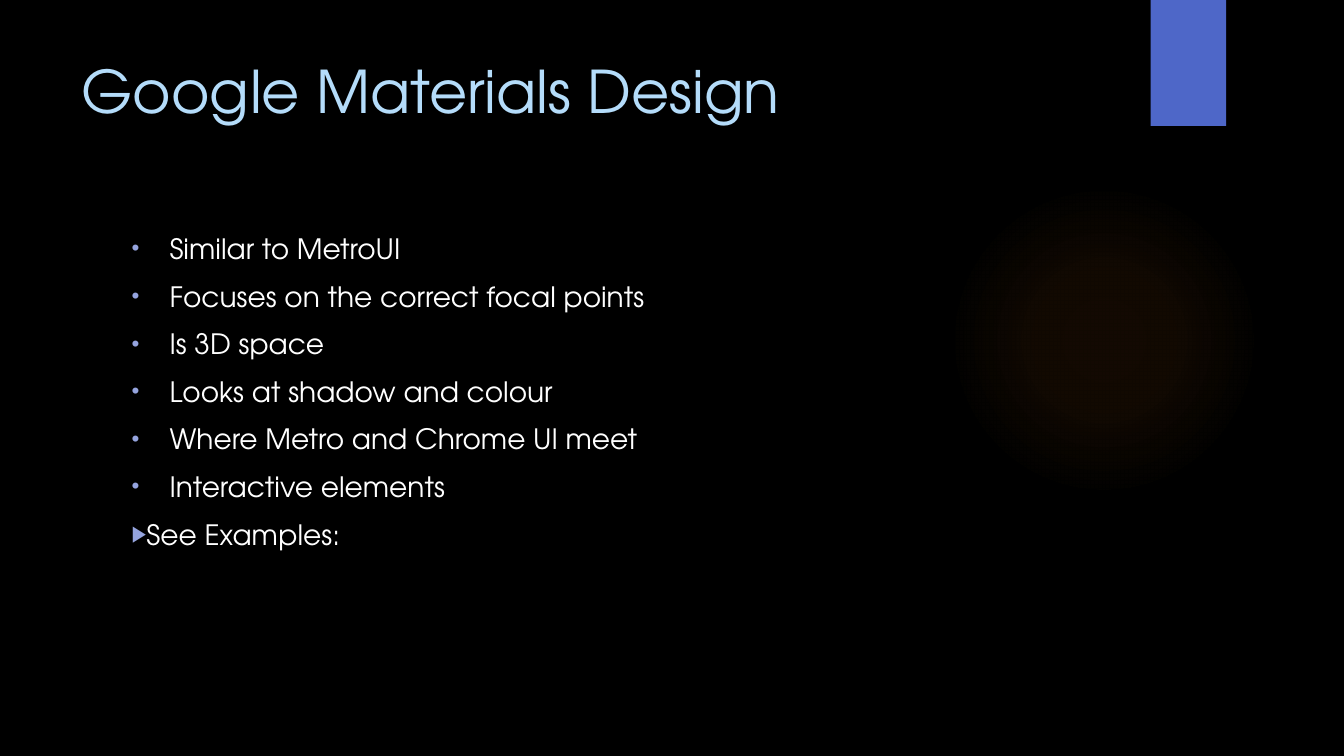
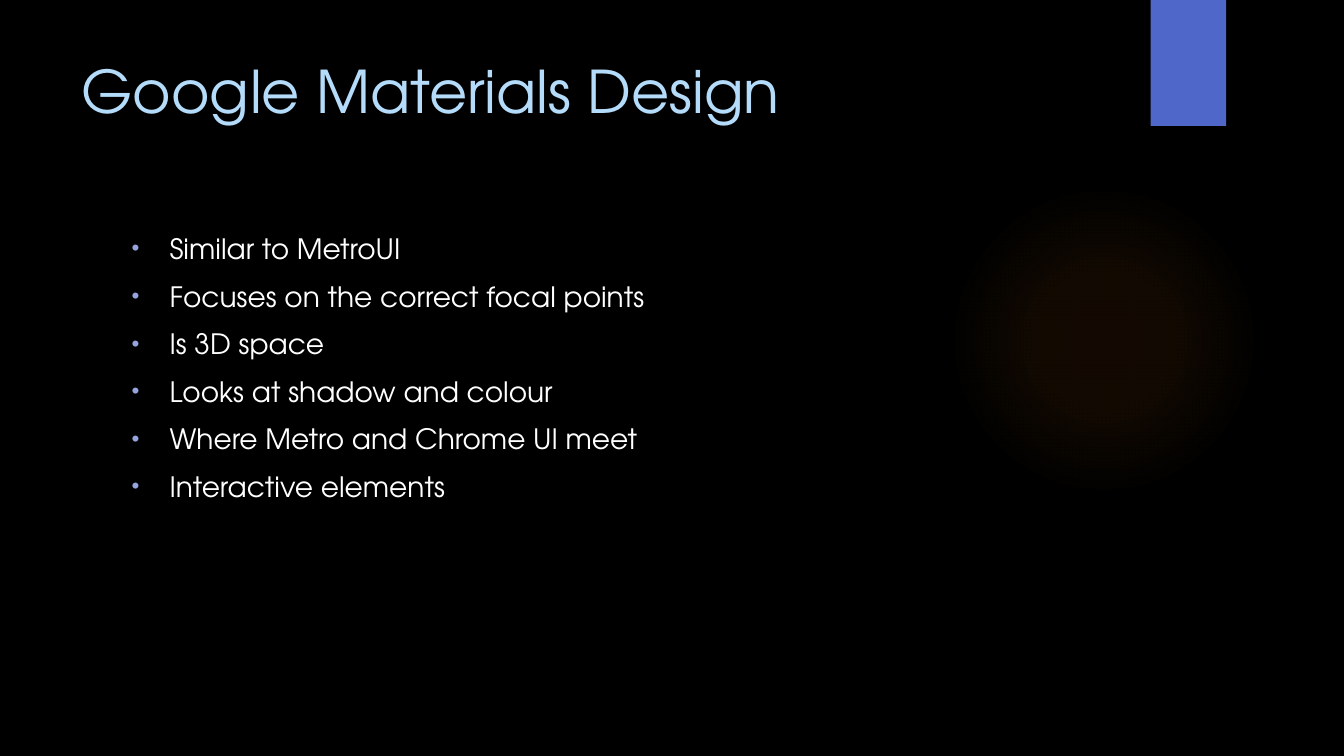
Before and after one commit to WitsSoftDev/SoftDev2016, a slide deck: slide 36 of Session 5/Softdev Session 5 2016.pptx (slide 37 before the commit). Drawn at 1344x756 pixels with LibreOffice and Linux fonts; fonts in the diff are those of the drawing; background and template pictures are left out. Boxes give left, top, right and bottom in pixels: in the first picture for what was removed or moved away, otherwise in the second. Text is boxed around its words. In the diff, an @@ line names an element or a change of style, - is before the commit and + after.

```diff
--- a/Session 5/Softdev Session 5 2016.pptx
+++ b/Session 5/Softdev Session 5 2016.pptx
@@ text at <box>146,524,340,551</box>: paragraph removed @@
-▶ See Examples:
```
Also in this commit, not shown: 12 other slides changed, 3 slides added, 5 slides removed, 16 other files.
